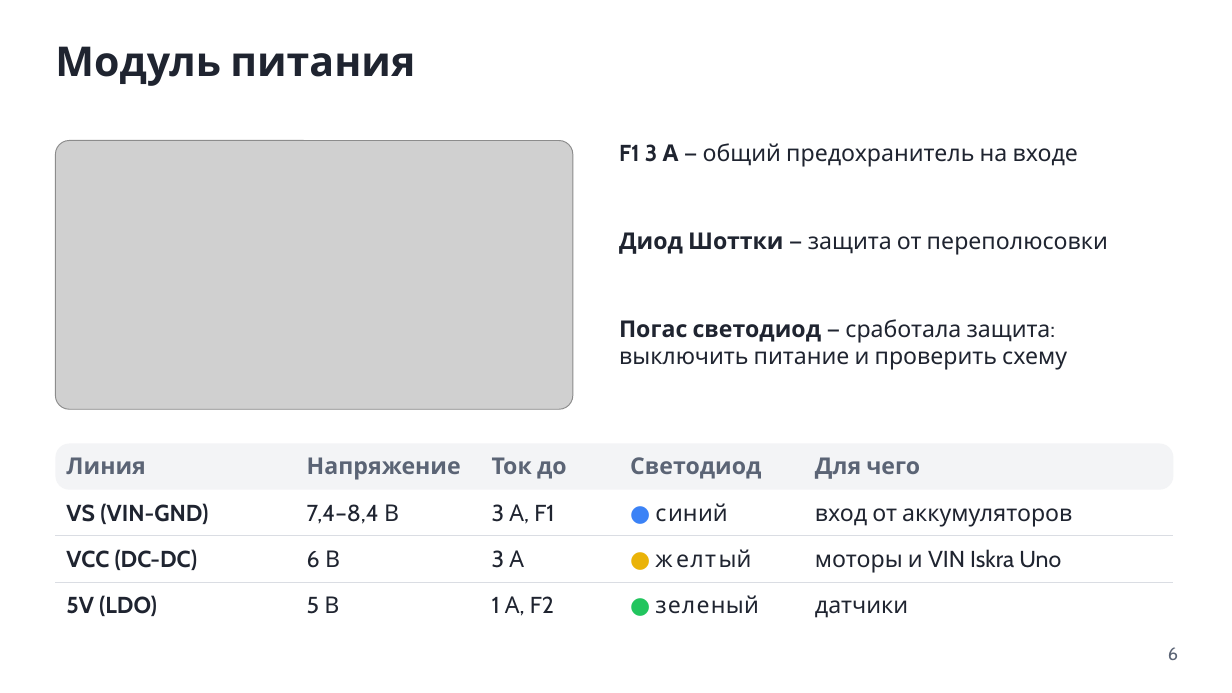
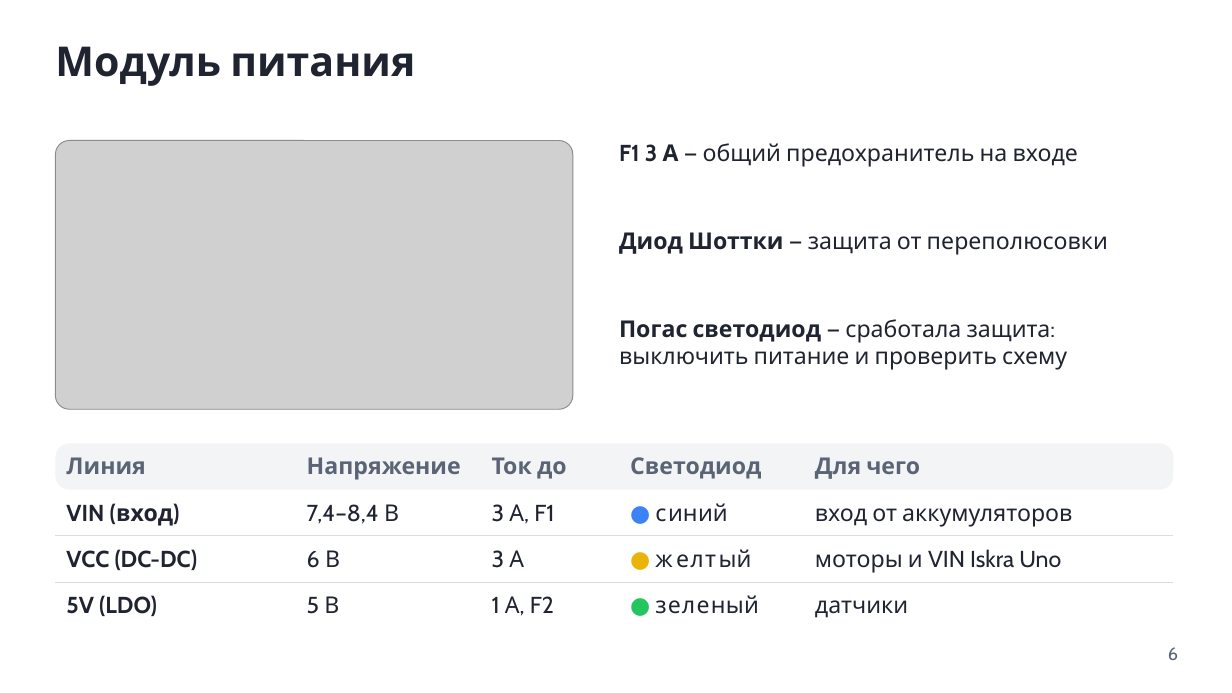
Before and after one commit to alekseigrachev2002-maker/Olympiad-Robot-Lessons, a slide deck: slide 6 of assets/Olympiad_robot_lecture.pptx. Drawn at 1232x693 pixels with LibreOffice and Linux fonts; fonts in the diff are those of the drawing; grey boxes stand for pictures. Boxes give left, top, right and bottom in pixels: in the first picture for what was removed or moved away, otherwise in the second. Text is boxed around its words. In the diff, an @@ line names an element or a change of style, - is before the commit and + after.

```diff
--- a/assets/Olympiad_robot_lecture.pptx
+++ b/assets/Olympiad_robot_lecture.pptx
@@ table at (55,444,1174,628) @@
-row 2, column 1: VS (VIN-GND)
+row 2, column 1: VIN (вход)
```
Also in this commit, not shown: 3 other slides changed, 8 other files.
